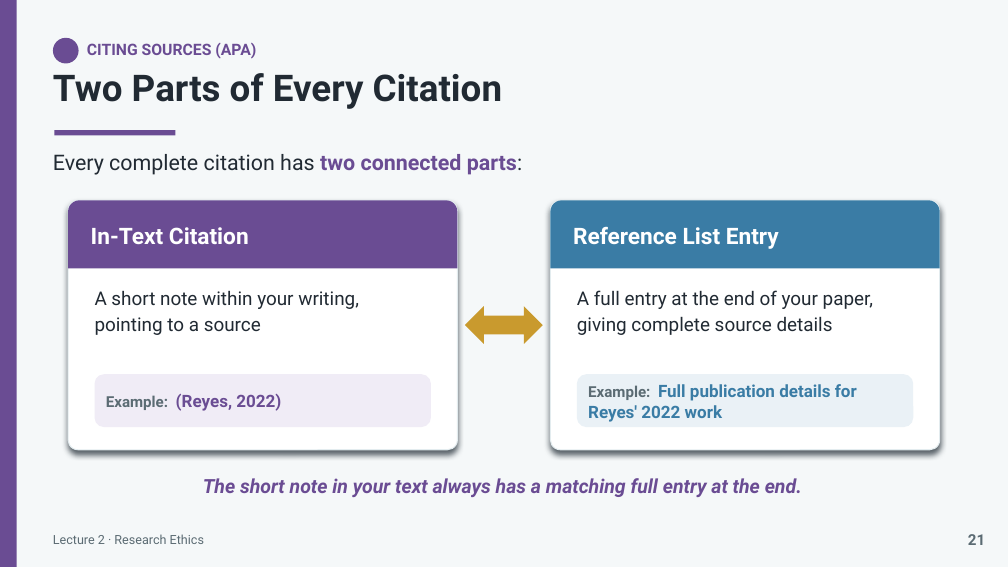
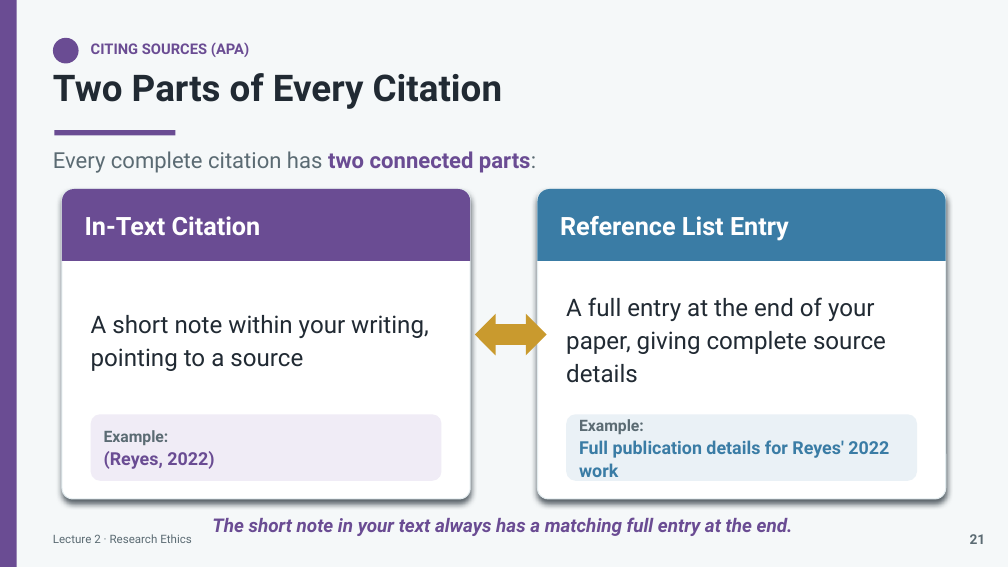
Before and after one commit to lestojas/physics, a slide deck: slide 23 of Lecture2-Research-Ethics.pptx. Drawn at 1008x567 pixels with LibreOffice and Linux fonts; fonts in the diff are those of the drawing. Boxes give left, top, right and bottom in pixels: in the first picture for what was removed or moved away, otherwise in the second. Text is boxed around its words. In the diff, an @@ line names an element or a change of style, - is before the commit and + after.

```diff
--- a/Lecture2-Research-Ethics.pptx
+++ b/Lecture2-Research-Ethics.pptx
@@ text "CITING SOURCES (APA)" at [91,43,249,57]: size 15 to 14 pt @@
@@ text "Every complete citation has two ..." at [53,151,536,173]: size 20.4 to 21 pt; text colour #212A33 to #5B6B73 in "Every complete citation has parts:" @@
@@ round same rect: place and size @@
-round same rect at [68,200,457,268]
+round same rect at [62,189,470,261]
@@ rounded rectangle: place and size @@
-rounded rectangle at [68,200,457,450]
+rounded rectangle at [62,189,470,499]
@@ text "In-Text Citation": place and size @@
-text "In-Text Citation" at [91,227,249,244]
+text "In-Text Citation" at [85,216,261,235]
@@ text "In-Text Citation" at [85,216,261,235]: size 21.6 to 24 pt @@
@@ round same rect: place and size @@
-round same rect at [551,200,940,268]
+round same rect at [538,189,946,261]
@@ rounded rectangle: place and size @@
-rounded rectangle at [551,200,940,450]
+rounded rectangle at [538,189,946,499]
@@ text "Reference List Entry" at [560,216,789,241]: size 21.6 to 24 pt @@
@@ text "Reference List Entry": place and size @@
-text "Reference List Entry" at [573,227,779,249]
+text "Reference List Entry" at [560,216,789,241]
@@ text "A short note within your ...": place and size @@
-text "A short note within your ..." at [95,291,359,335]
+text "A short note within your ..." at [91,315,429,371]
@@ text "A short note within your ..." at [91,315,429,371]: size 18 to 23 pt; line spacing 1.15 to 1.14; vertical alignment top to middle @@
@@ text "A full entry at the ..." at [566,297,886,383]: size 18 to 23 pt; line spacing 1.15 to 1.14; vertical alignment top to middle @@
@@ text "A full entry at the ...": place and size @@
-text "A full entry at the ..." at [577,290,873,335]
+text "A full entry at the ..." at [566,297,886,383]
@@ left right arrow: place and size @@
-left right arrow at [465,306,543,344]
+left right arrow at [475,314,547,355]
@@ rounded rectangle: place and size @@
-rounded rectangle at [95,374,431,427]
+rounded rectangle at [91,414,442,481]
@@ proportions changed in 4 elements at [62,189,470,499], [538,189,946,499], [91,414,442,481], [566,414,917,481] @@
@@ rounded rectangle: place and size @@
-rounded rectangle at [577,374,913,427]
+rounded rectangle at [566,414,917,481]
@@ text at [579,419,889,477]: text changed; size 16.2 to 17 pt @@
-Example: Full publication details for Reyes' 2022 work
+Example:
+Full publication details for Reyes' 2022 work
@@ text at [104,430,214,469]: text changed; size 16.2 to 17 pt @@
-Example: (Reyes, 2022)
+Example:
+(Reyes, 2022)
@@ text "Lecture 2 · Research Ethics" at [53,534,192,543]: size 12 to 11 pt @@
@@ text "The short note in your ...": place and size @@
-text "The short note in your ..." at [203,478,802,497]
+text "The short note in your ..." at [212,517,793,536]
@@ text "The short note in your ..." at [212,517,793,536]: size 18.6 to 18 pt @@
@@ text "21" at [970,534,986,544]: size 14.4 to 13 pt @@
```
Also in this commit, not shown: 29 other slides changed, 1 other file.
